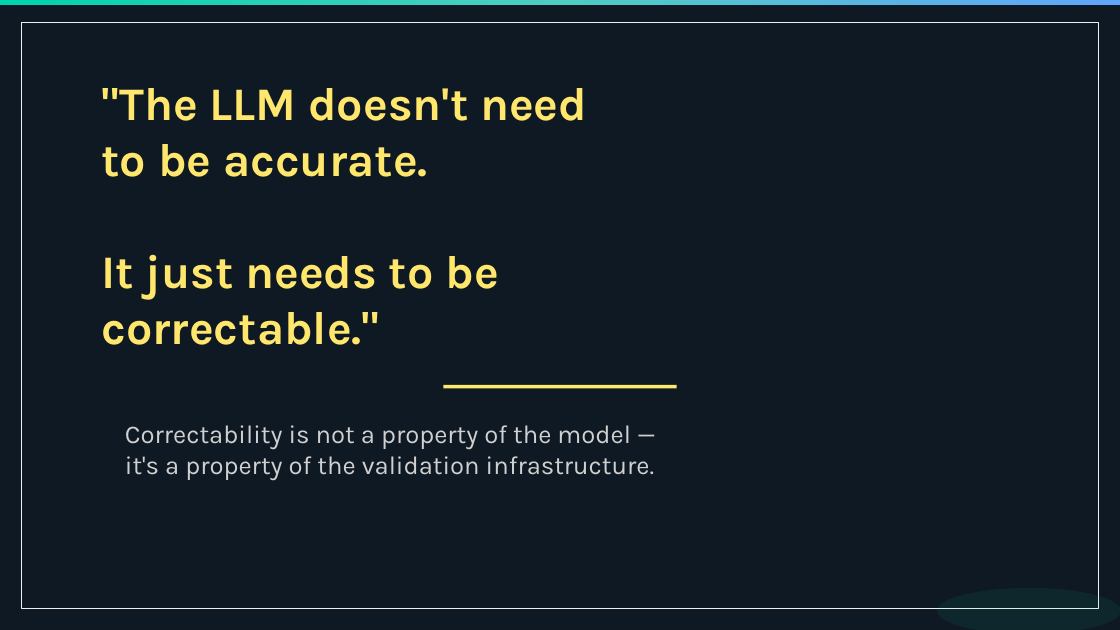
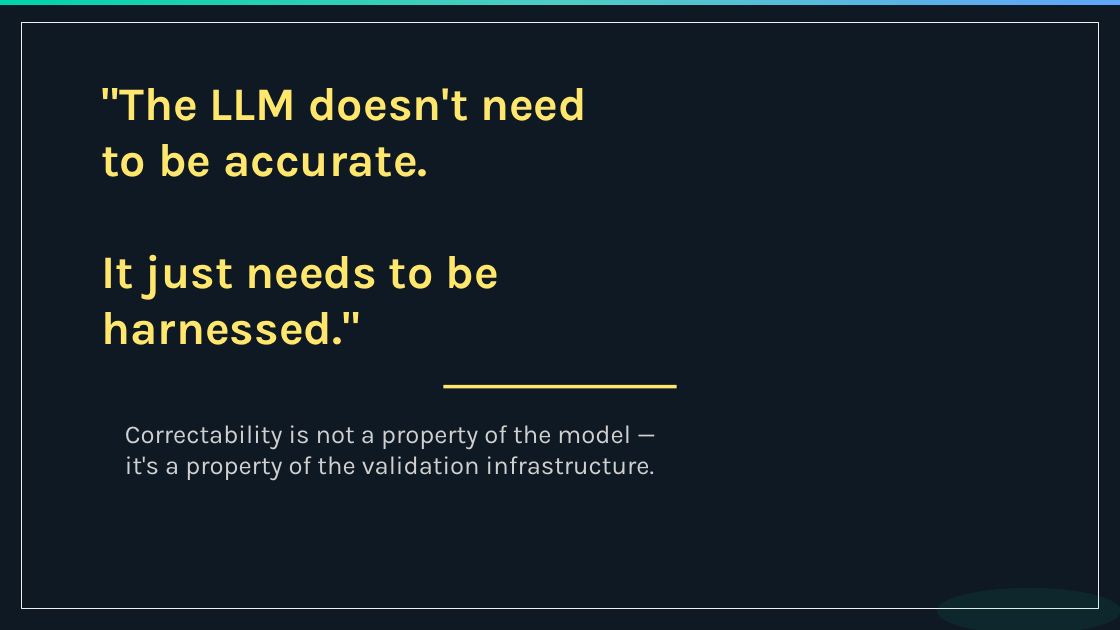
Before and after one commit to ignithex/autobe-llm-agent-code, a slide deck: slide 52 of website/public/seminars/qwen-korea-meetup-20260326.pptx. Drawn at 1120x630 pixels with LibreOffice and Linux fonts; fonts in the diff are those of the drawing. Boxes give left, top, right and bottom in pixels: in the first picture for what was removed or moved away, otherwise in the second. Text is boxed around its words. In the diff, an @@ line names an element or a change of style, - is before the commit and + after.

Commit message:
feat(website): harness wording. (#1211)
* feat(website): harness wording

* more things

* fix it

```diff
--- a/website/public/seminars/qwen-korea-meetup-20260326.pptx
+++ b/website/public/seminars/qwen-korea-meetup-20260326.pptx
@@ text at box(102, 88, 587, 345): text changed @@
-"The LLM doesn't need
-to be accurate.
-It just needs to be
-correctable."
+"The LLM doesn't need
+to be accurate.
+It just needs to be
+harnessed."
```
Also in this commit, not shown: 24 other slides changed, 1 other file.
